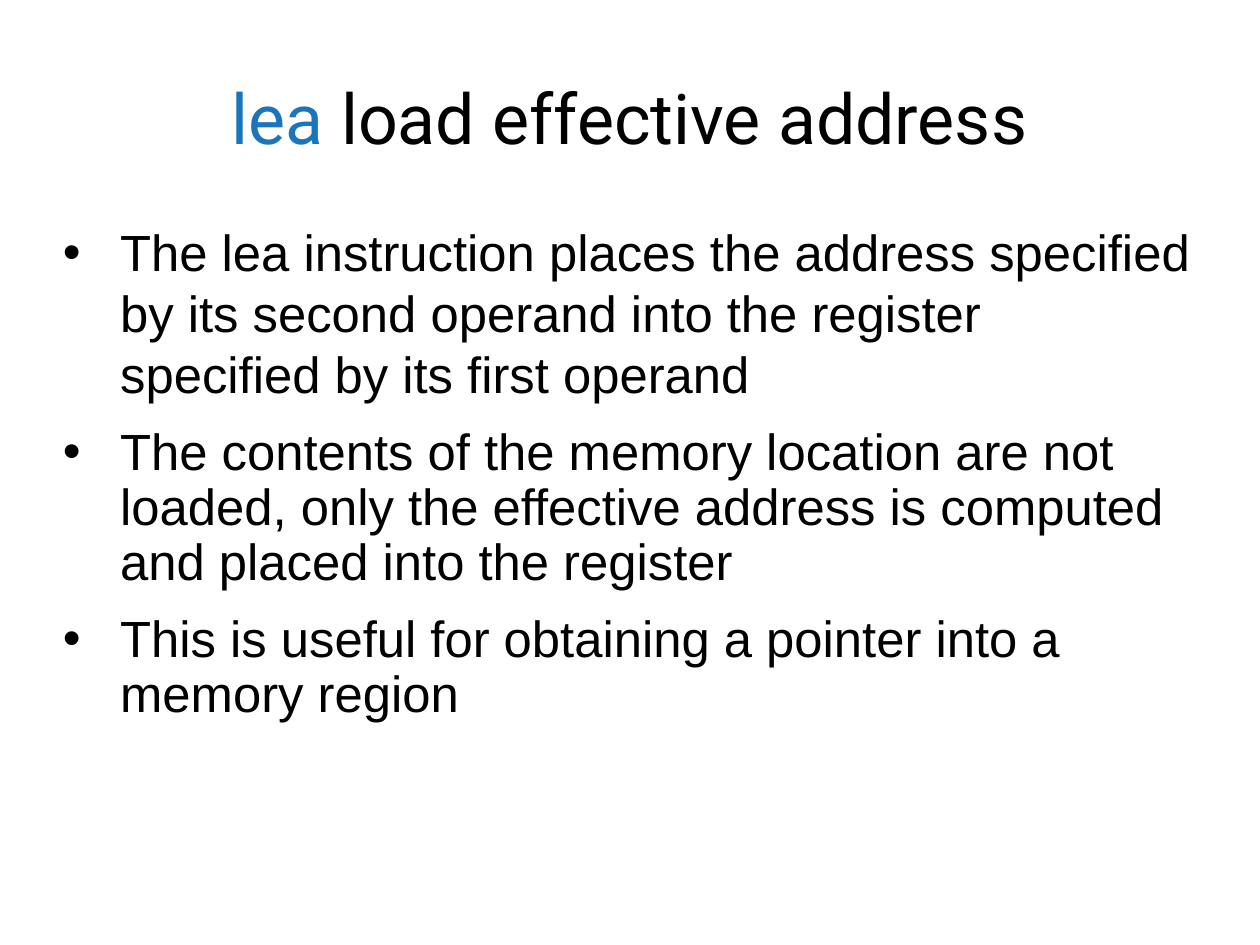
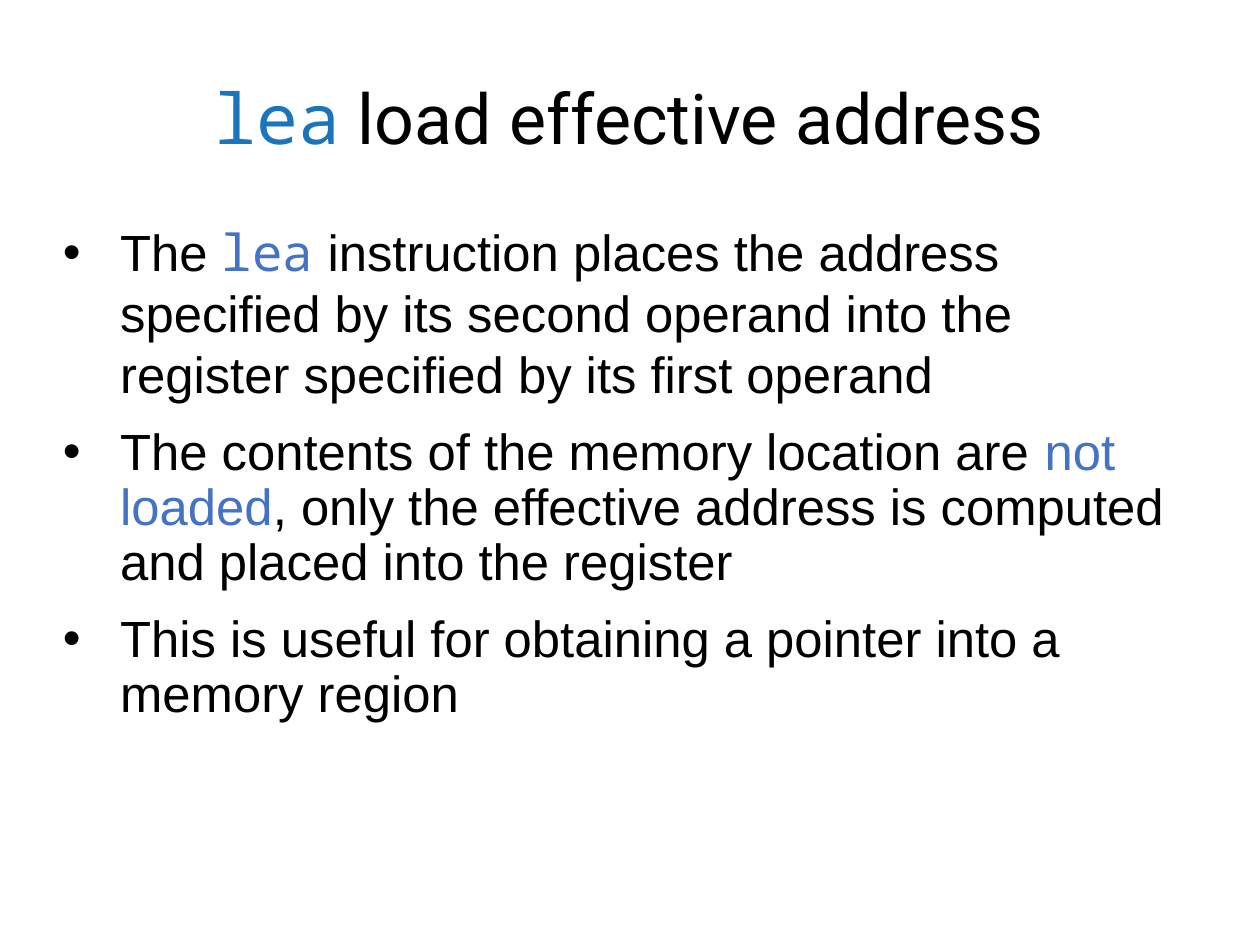
Before and after one commit to antonburtsev/cs5460, a slide deck: slide 20 of lectures/lecture03-x86-asm/lecture03-x86-asm.pptx. Drawn at 1260x945 pixels with LibreOffice and Linux fonts; fonts in the diff are those of the drawing. Boxes give left, top, right and bottom in pixels: in the first picture for what was removed or moved away, otherwise in the second. Text is boxed around its words. In the diff, an @@ line names an element or a change of style, - is before the commit and + after.

```diff
--- a/lectures/lecture03-x86-asm/lecture03-x86-asm.pptx
+++ b/lectures/lecture03-x86-asm/lecture03-x86-asm.pptx
@@ title "lea load effective address" at [215,91,1044,145]: font Roboto to Noto Sans Mono in "lea" @@
@@ text at [120,232,1164,590]: font Arial to Noto Sans Mono in "lea"; text colour #000000 to #4472C4 in "lea", "not loaded," @@
```
Also in this commit, not shown: 24 other slides changed, 6 slides added, 2 other files.
